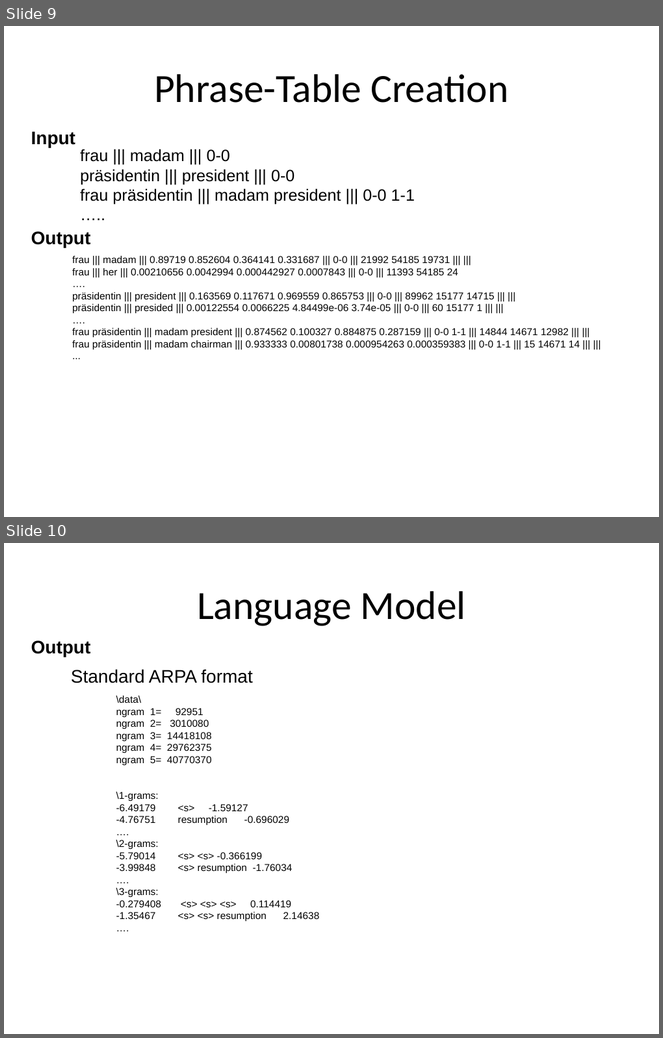
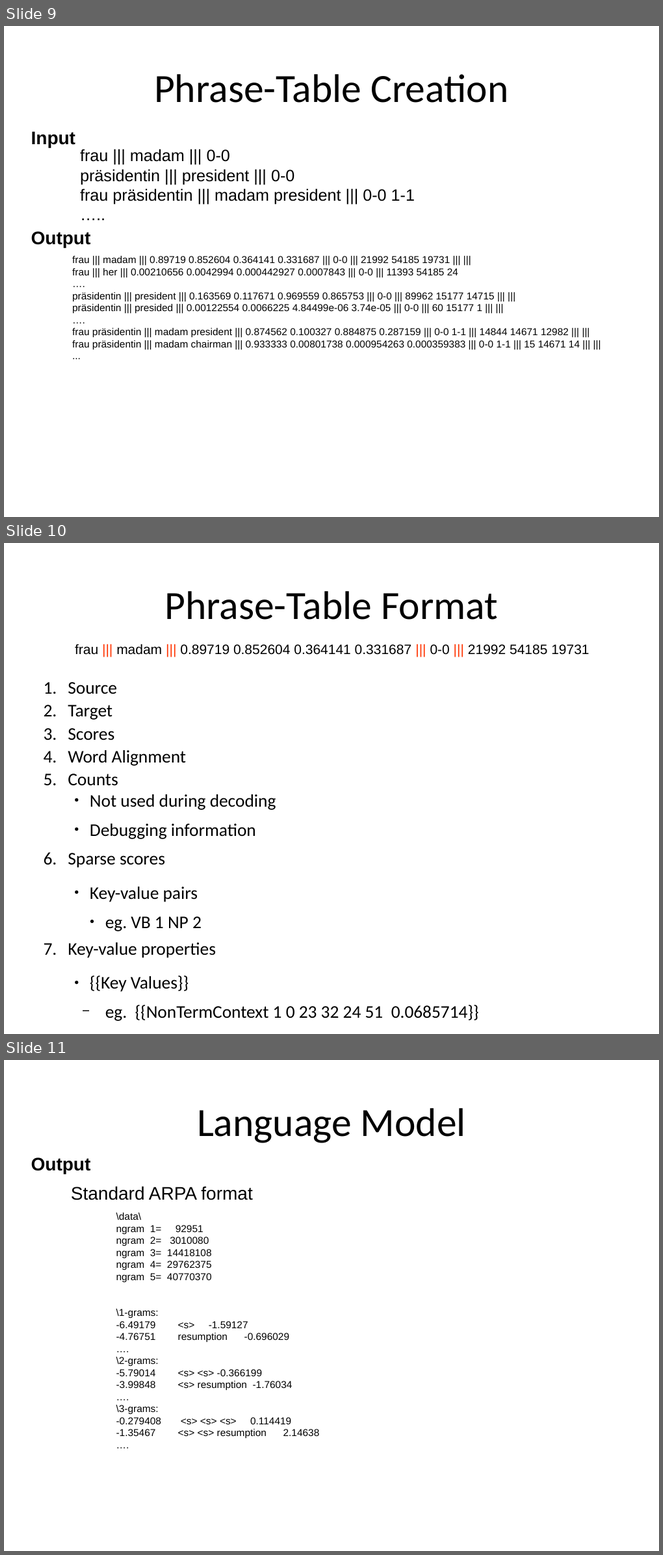
Before and after one commit to hieuhoang/papers, a slide deck: icon.2014/Basics.odp. Shown one above the other, each under a label of ours: slides 9 and 10 before the commit, slides 9, 10 and 11 after it. The pictures are 663x1038 and 663x1555 pixels, drawn with LibreOffice and Linux fonts; fonts in the diff are those of the drawing; background and template pictures are left out. Boxes give left, top, right and bottom in pixels: in the first picture for what was removed or moved away, otherwise in the second. Text is boxed around its words. In the diff, an @@ line names an element or a change of style, - is before the commit and + after.

```diff
--- a/icon.2014/Basics.odp
+++ b/icon.2014/Basics.odp
@@ slide 10 added at <box>4,543,659,1034</box>, background #FFFFFF @@
@@ title added at <box>165,591,498,620</box>, 44 pt, text #000000 @@
+Phrase-Table Format
@@ text added at <box>75,644,589,655</box>, 15 pt, text #000000 @@
+frau ||| madam ||| 0.89719 0.852604 0.364141 0.331687 ||| 0-0 ||| 21992 54185 19731
@@ text added at <box>68,682,479,1021</box>, 19.6 pt, text #000000 @@
+1. Source
+2. Target
+3. Scores
+4. Word Alignment
+5. Counts
+    ● Not used during decoding
+    ● Debugging information
+6. Sparse scores
+    ● Key-value pairs
+      ● eg. VB 1 NP 2
+7. Key-value properties
+    ● {{Key Values}}
+  − eg. {{NonTermContext 1 0 23 32 24 51 0.0685714}}
@@ what was slide 10 is now slide 11 @@
```
Also in this commit, not shown: 4 other slides added, 1 slide removed.
